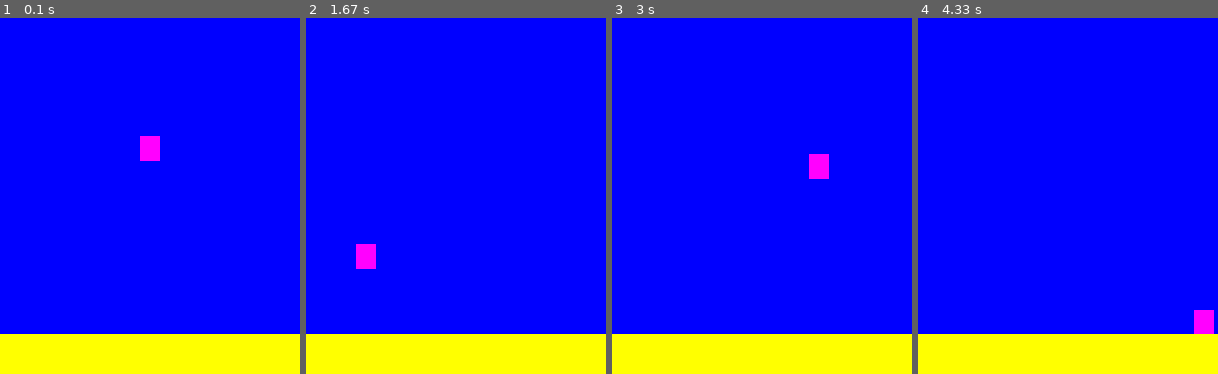
Above: before the commit, frames 1-4 (left to right).
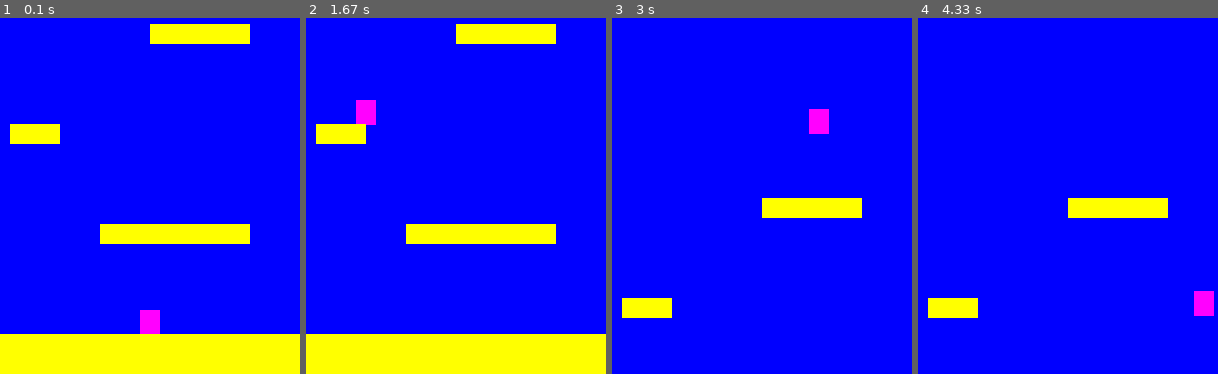
Above: after the commit, the same moments.

Repository: Calum-Johnston/pygame_2d_platformer
Game: pygame game, started from main.py
The game is run twice, just before and just after one commit, with the same random seed, the same clock (stepped at 60 frames per second) and the same inputs.
Inputs:
- Up to frame 1 (0.1 s): no input
- Up to frame 2 (1.67 s): tap Space at 0.33, 0.73, 1.03, 1.23, 1.53 s; hold Right 0.67-1.13 s; hold Right 1.17-1.63 s
- Up to frame 3 (3 s): hold Left 1.67-2.2 s; tap Space at 1.73, 2.03, 2.3, 2.6, 2.73 s; hold Left 2.23-2.63 s; hold Right from 2.67 s (still down)
- Up to frame 4 (4.33 s): tap Space at 3.03, 3.4, 3.7, 3.9, 4.2 s; release Right at 3.3 s; hold Left 3.33-3.8 s; hold Right 3.83-4.3 s

The runs differ from the first frame. In frame 1, 6.5% of the frame differs, in the area x 3-84%, y 1-89%; in frame 2, 6.5%; in frame 3, 15%, in the area x 0-100%, y 25-100%; in frame 4, 15%.

Commit message:
Added scrolling platforms

Diff:
--- a/main.py
+++ b/main.py
@@ -30,14 +30,20 @@
         self.platform_sprites = pygame.sprite.Group()
 
         # Define player
-        self.player = Player(self)
+        self.player = Player(WIDTH / 2, HEIGHT - 40, 20, 25, self)
         self.all_sprites.add(self.player)
         self.player_sprites.add(self.player)
 
         # Define platforms
-        self.pt = Platform(0, HEIGHT-40, WIDTH, 40)
+        self.pt = Platform(0, HEIGHT-40, WIDTH, 40, self.player)
         self.all_sprites.add(self.pt)
         self.platform_sprites.add(self.pt)
+
+        platforms = [[100, 300, 150, 20], [10, 200, 50, 20], [150, 100, 100, 20]]
+        for pt in platforms:
+            self.newPt = Platform(*pt, self.player)
+            self.all_sprites.add(self.newPt)
+            self.platform_sprites.add(self.newPt)
 
         self.run()
 
@@ -64,6 +70,10 @@
         updates positions and checks for collisions. """
     def update(self):
         self.all_sprites.update()
+        if(self.player.rect.top <= HEIGHT * 0.25):
+            self.player.pos.y += abs(self.player.velocity.y)
+            for pt in self.platform_sprites:
+                pt.rect.y += abs(self.player.velocity.y)
 
 
     """ Display everything to the screen for the game. """
@@ -71,6 +81,7 @@
         screen.fill(BLUE)
         self.all_sprites.draw(screen)
         pygame.display.flip()
+
 
 class startScreen:
     def __init__(self):
--- a/settings.py
+++ b/settings.py
@@ -9,6 +9,8 @@
 PLAYER_FRICTION = -0.12
 PLAYER_GRAVITY = 0.5
 
+
+# Colours
 WHITE = (255, 255, 255)
 BLACK = (0, 0, 0)
 RED = (255, 0, 0)
--- a/sprites.py
+++ b/sprites.py
@@ -5,7 +5,7 @@
 ''' PLAYER SPRITE '''
 class Player(pygame.sprite.Sprite):
 
-    def __init__(self, game):
+    def __init__(self, player_X, player_Y, player_Width, player_Height, game):
         # Call the parent class (Sprite) constructor
         super().__init__()
 
@@ -13,15 +13,15 @@
         self.game = game
 
         # Define the image size, color, etc
-        self.image = pygame.Surface([20, 25])
+        self.image = pygame.Surface([player_Width, player_Height])
         self.image.fill(MAGNETA)
 
         # Fetch the rectangle object that has the dimensions of the image.
         self.rect = self.image.get_rect()
-        self.rect.center = (WIDTH / 2, HEIGHT / 2)
+        self.rect.midbottom = (player_X, player_Y)
 
         # Define initial position, velocity, acceleration for player
-        self.pos = (WIDTH / 2, HEIGHT / 2)
+        self.pos = self.rect.midbottom
         self.velocity = vec(0, 0)
         self.acceleration = vec(0, 0)
 
@@ -63,17 +63,20 @@
         self.rect.midbottom = self.pos
 
     def jump(self):
-        # Check if we are standing on an object
         self.rect.y += 1
         collision = pygame.sprite.spritecollide(self, self.game.platform_sprites, False)
         self.rect.y -= 1
-        if(collision):
-            self.velocity.y = -13
+        print(self.velocity.y)
+        # If the player is on an object and not already in motion
+        if(collision and self.velocity.y == 0):
+            self.velocity.y = -12
 
-''' PLATFORM SPRITE '''
+
+
+''' PLATFORM SPRITE (child of SceneObject) '''
 class Platform(pygame.sprite.Sprite):
 
-    def __init__(self, plat_X, plat_Y, plat_Width, plat_Height):
+    def __init__(self, plat_X, plat_Y, plat_Width, plat_Height, player):
         super().__init__()
         # Define the image size, color, etc
         self.image = pygame.Surface([plat_Width, plat_Height])
@@ -83,3 +86,24 @@
         self.rect = self.image.get_rect()
         self.rect.x = plat_X
         self.rect.y = plat_Y
+
+        # Define player (for use in scrolling the screen)
+        self.player = player
+
+
+''' ENEMY SPRITE (child of SceneObject) '''
+class Enemy(pygame.sprite.Sprite):
+
+    def __init__(self, enemy_X, enemy_Y, enemy_Width, enemy_Height, player):
+        super().__init__()
+        # Define the image size, color, etc
+        self.image = pygame.Surface([enemy_Width, enemy_Height])
+        self.image.fill(RED)
+
+        # Fetch the rectangle object that has the dimensions of the image.
+        self.rect = self.image.get_rect()
+        self.rect.x = enemy_X
+        self.rect.y = enemy_Y
+
+        # Define player (for use in scrolling the screen)
+        self.player = player
Not shown, changed: Assignment/game.spec.2019.docx
